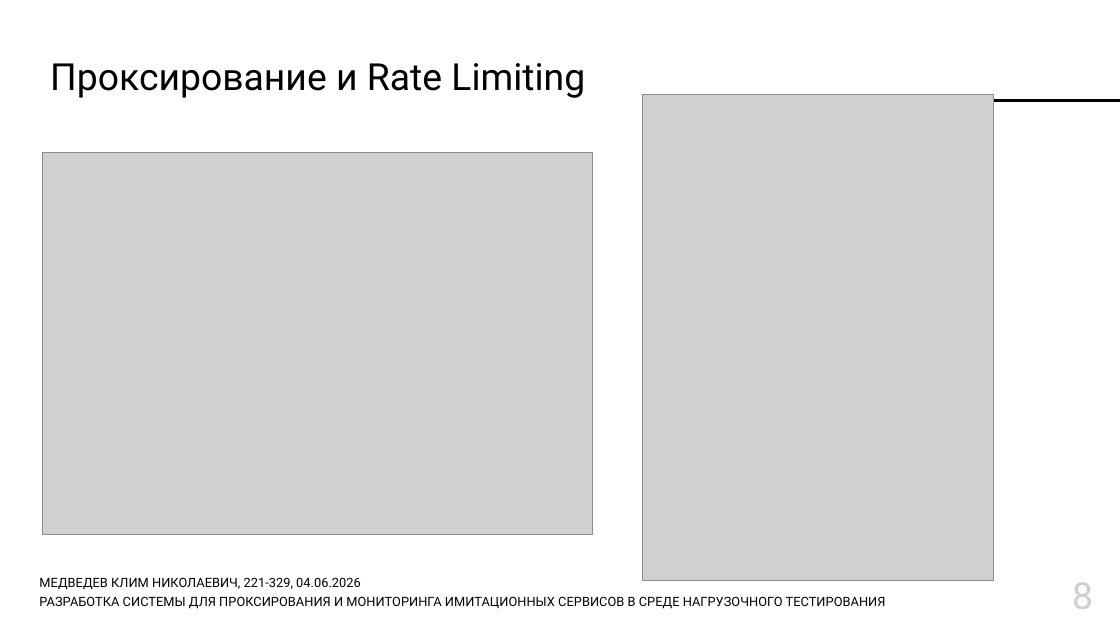
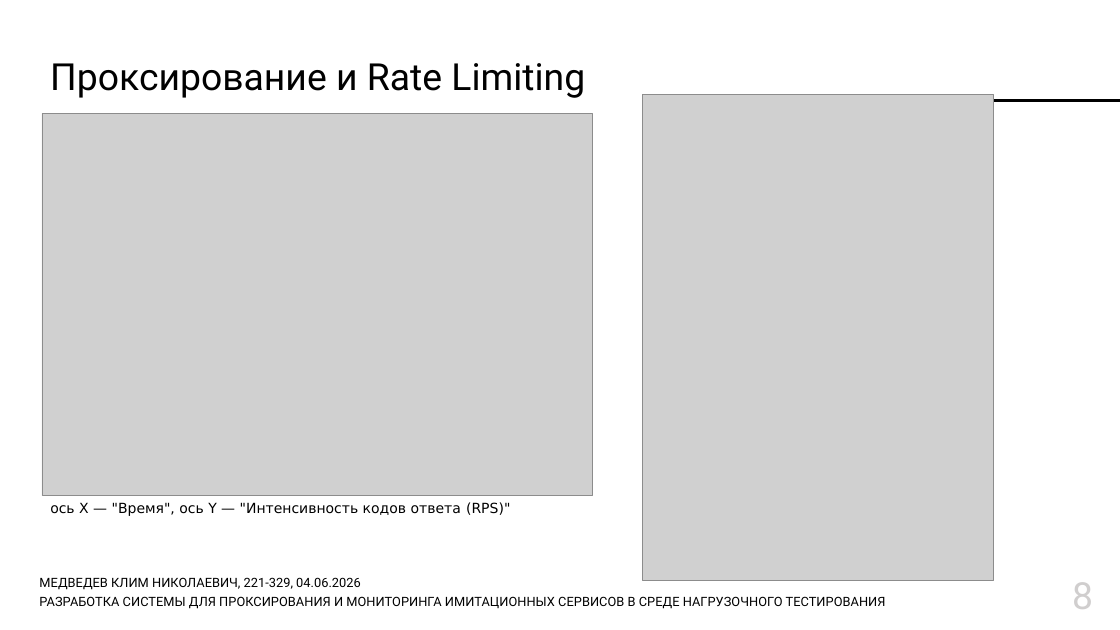
Before and after one commit to Lamardo43/educ-thesis, a slide deck: slide 8 of Thesis/docs/Презентация.pptx. Drawn at 1120x630 pixels with LibreOffice and Linux fonts; fonts in the diff are those of the drawing; grey boxes stand for pictures; background and template pictures are left out. Boxes give left, top, right and bottom in pixels: in the first picture for what was removed or moved away, otherwise in the second. Text is boxed around its words. In the diff, an @@ line names an element or a change of style, - is before the commit and + after.

```diff
--- a/Thesis/docs/Презентация.pptx
+++ b/Thesis/docs/Презентация.pptx
@@ picture: place and size @@
-picture at bbox=[42, 152, 592, 534]
+picture at bbox=[42, 113, 592, 496]
@@ text added at bbox=[50, 502, 510, 516], 12 pt, text #000000 @@
+ось X — "Время", ось Y — "Интенсивность кодов ответа (RPS)"
```
Also in this commit, not shown: 2 other slides changed, 1 other file.
